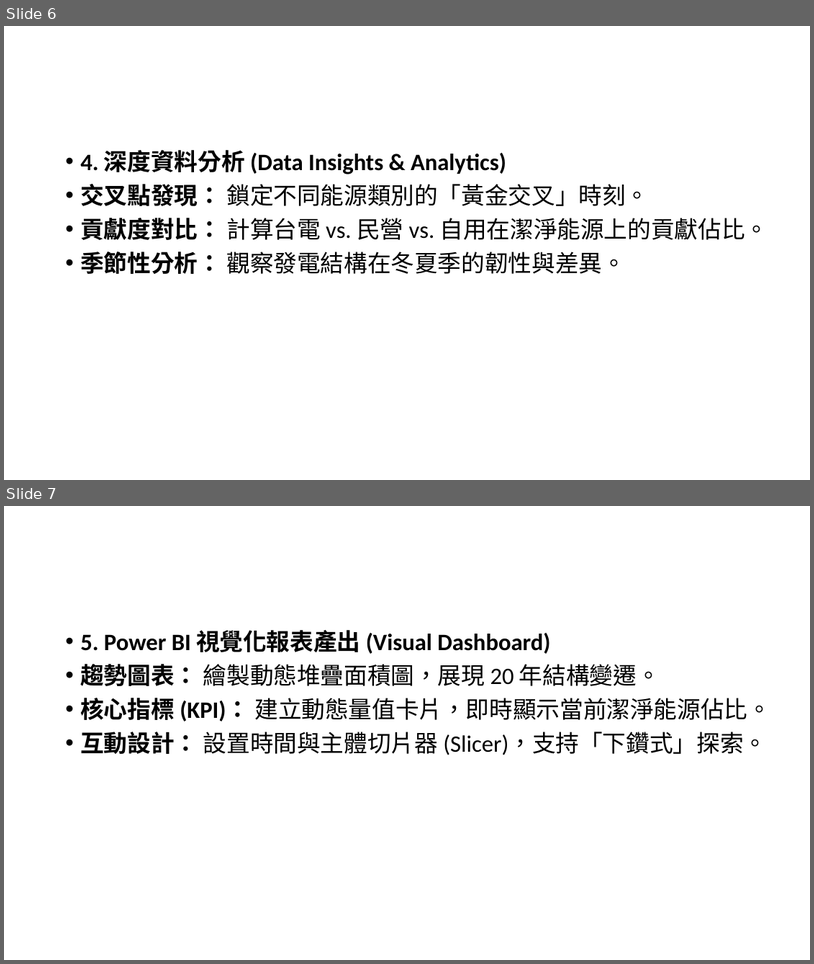
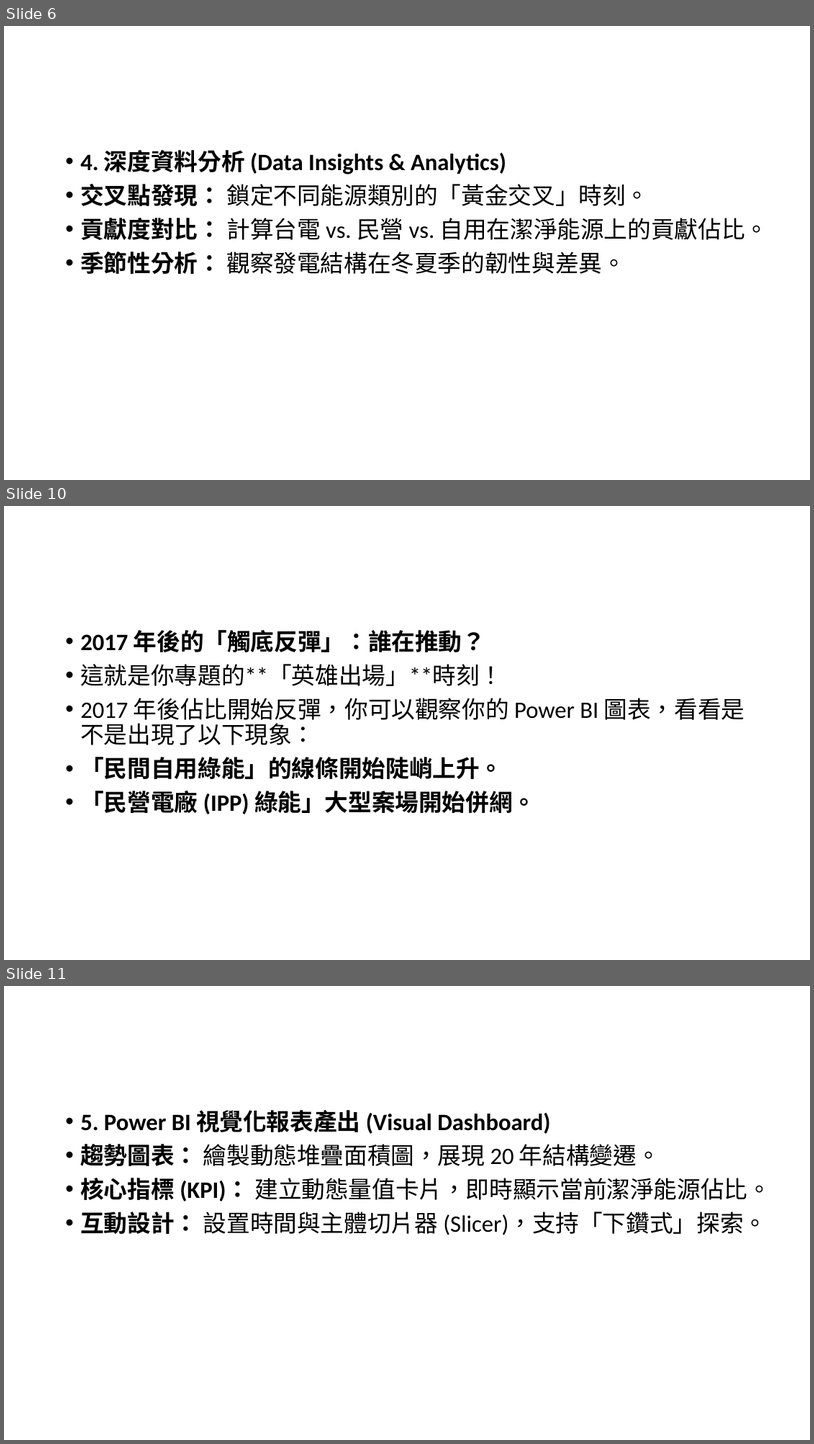
Before and after one commit to ericschu2022-ai/Final_Project, a slide deck: 《誰在推動綠能？——.pptx. Shown one above the other, each under a label of ours: slides 6 and 7 before the commit, slides 6, 10 and 11 after it; the slides between them are not shown. The pictures are 814x964 and 814x1444 pixels, drawn with LibreOffice and Linux fonts; fonts in the diff are those of the drawing. Boxes give left, top, right and bottom in pixels: in the first picture for what was removed or moved away, otherwise in the second. Text is boxed around its words. In the diff, an @@ line names an element or a change of style, - is before the commit and + after.

```diff
--- a/《誰在推動綠能？——.pptx
+++ b/《誰在推動綠能？——.pptx
@@ slide 10 added at [4,506,810,960], background #FFFFFF @@
@@ text added at [80,630,746,814], 28 pt, text #000000 @@
+• 2017 年後的「觸底反彈」：誰在推動？
+• 這就是你專題的**「英雄出場」**時刻！
+• 2017 年後佔比開始反彈，你可以觀察你的 Power BI 圖表，看看是不是出現了以下現象：
+• 「民間自用綠能」的線條開始陡峭上升。
+• 「民營電廠 (IPP) 綠能」大型案場開始併網。
@@ what was slide 7 is now slide 11 @@
```
Also in this commit, not shown: 1 slide changed, 3 other slides added, 1 other file.
